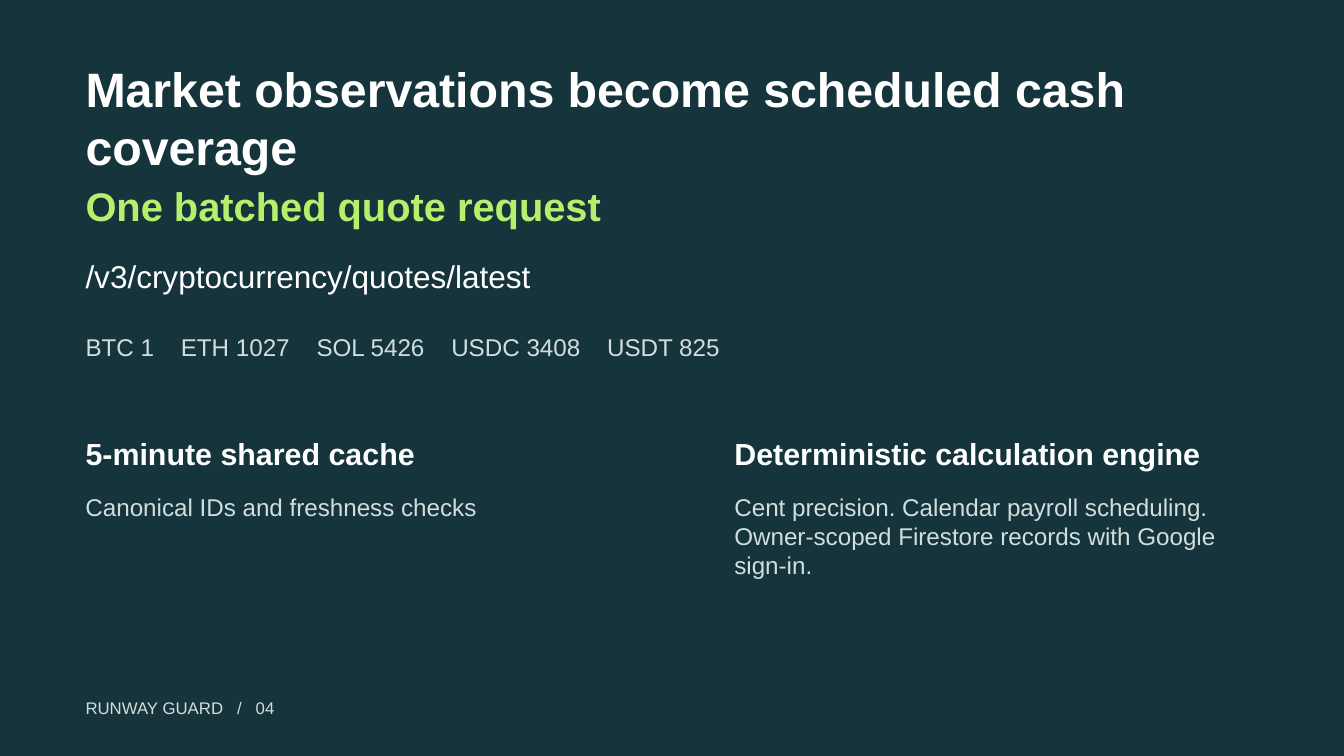
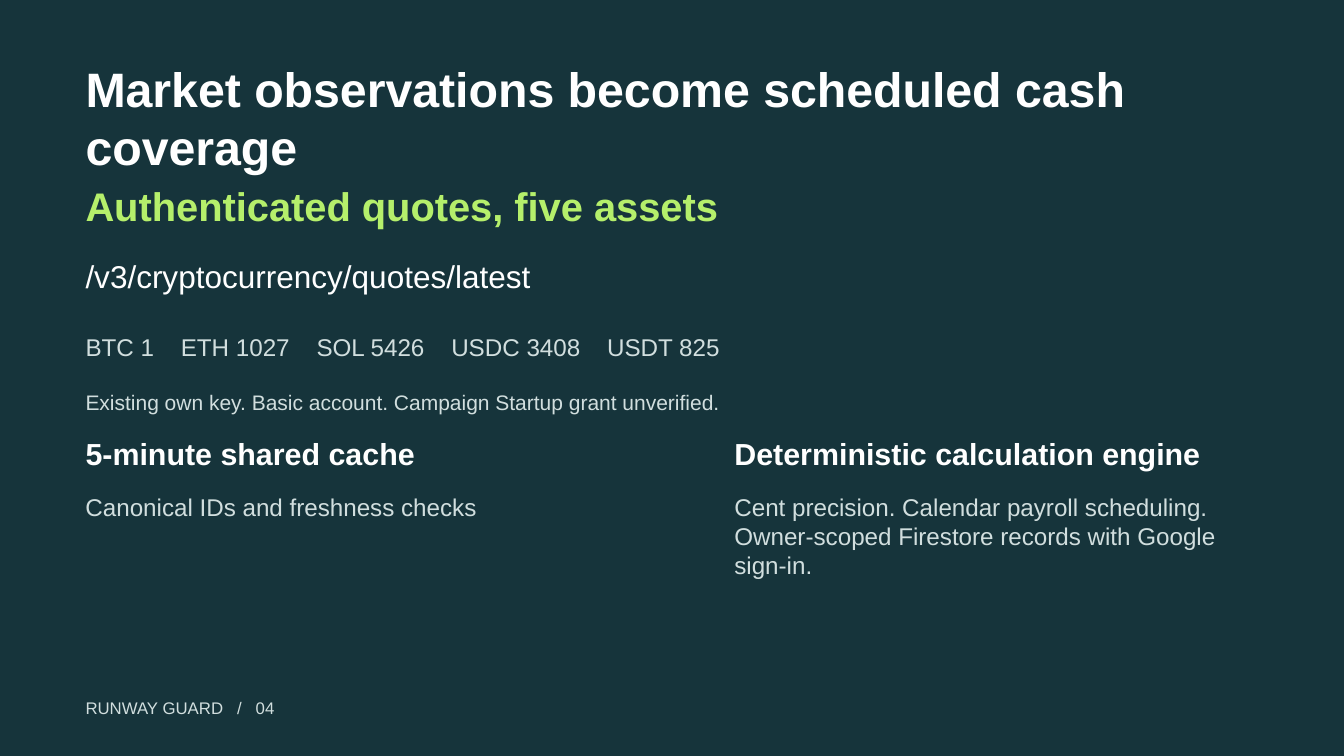
Before and after one commit to shi1720/coinmarketcap, a slide deck: slide 4 of docs/assets/Runway-Guard-Pitch.pptx. Drawn at 1344x756 pixels with LibreOffice and Linux fonts; fonts in the diff are those of the drawing. Boxes give left, top, right and bottom in pixels: in the first picture for what was removed or moved away, otherwise in the second. Text is boxed around its words. In the diff, an @@ line names an element or a change of style, - is before the commit and + after.

```diff
--- a/docs/assets/Runway-Guard-Pitch.pptx
+++ b/docs/assets/Runway-Guard-Pitch.pptx
@@ text at (x1=86, y1=192, x2=718, y2=229): text changed @@
-One batched quote request
+Authenticated quotes, five assets
@@ text added at (x1=86, y1=394, x2=719, y2=414), 15 pt, text #D1DEDE @@
+Existing own key. Basic account. Campaign Startup grant unverified.
```
Also in this commit, not shown: 1 other slide changed, 19 other files.
